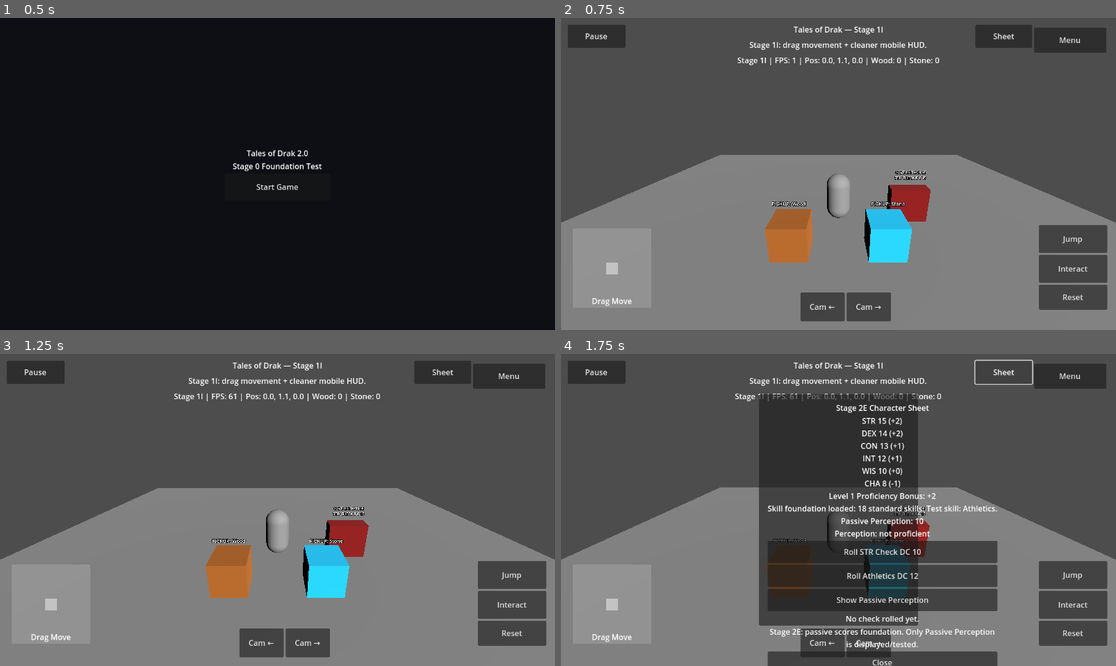
Above: before the commit, frames 1-4 (two rows, left to right).
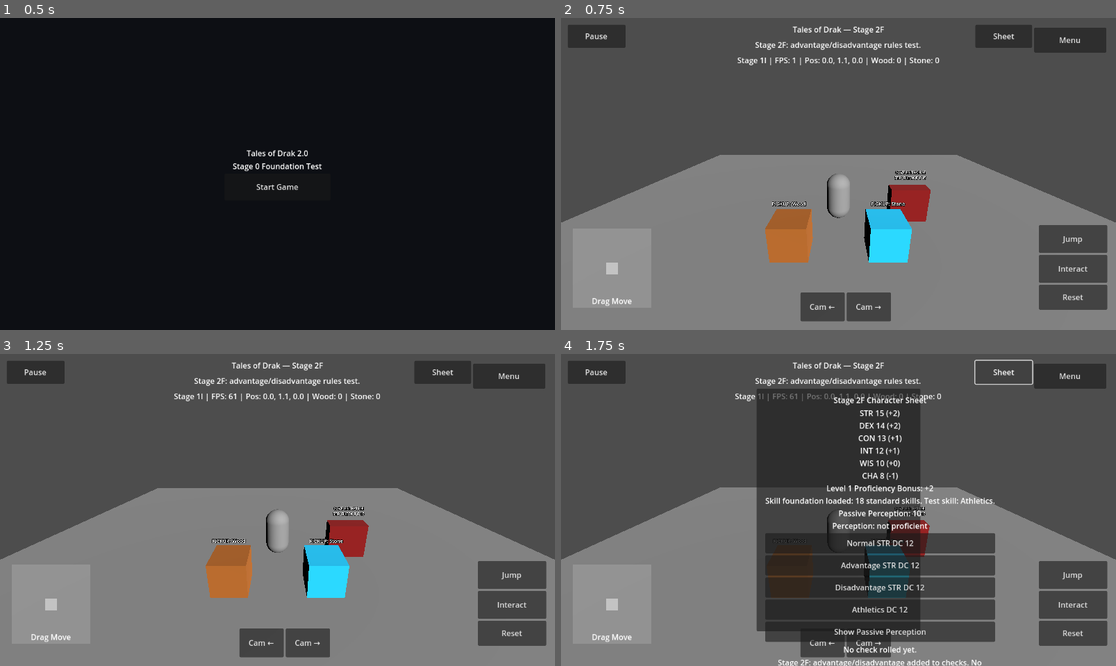
Above: after the commit, the same moments.

Repository: tristanvickery20/Tales-of-Drak-2.0
Game: Godot game, scene res://scenes/main_menu/main_menu.tscn
Same seed, same stepped clock (60 frames per second), same inputs: the game is played once before the commit and once after it.
Inputs:
- Up to frame 1 (0.5 s): no input
- Up to frame 2 (0.75 s): click "Start Game" at 0.5 s
- Up to frame 3 (1.25 s): no input
- Up to frame 4 (1.75 s): click "Sheet" at 1.25 s

Frame 1 is identical in both runs. In frame 2, 0.5% of the frame differs, in the area x 34-66%, y 2-11%; in frame 3, 0.5%; in frame 4, 12%, in the area x 34-79%, y 2-100%.

Commit message:
Add Stage 2F advantage disadvantage sheet tests

Diff:
--- a/drak/ui/drak_character_sheet_overlay.gd
+++ b/drak/ui/drak_character_sheet_overlay.gd
@@ -4,6 +4,9 @@
 const DICE_ROLLER_SCRIPT := preload("res://drak/rules/drak_dice_roller.gd")
 const SKILL_REGISTRY_SCRIPT := preload("res://drak/rules/drak_skill_registry.gd")
 const PASSIVE_SCORES_SCRIPT := preload("res://drak/rules/drak_passive_scores.gd")
+
+const CURRENT_STAGE_TITLE := "Tales of Drak — Stage 2F"
+const CURRENT_STAGE_STATUS := "Stage 2F: advantage/disadvantage rules test."
 
 var _ability_scores: DrakAbilityScores = ABILITY_SCORES_SCRIPT.new()
 var _dice_roller: DrakDiceRoller = DICE_ROLLER_SCRIPT.new()
@@ -26,6 +29,7 @@
 	if get_tree().current_scene != _last_scene:
 		_last_scene = get_tree().current_scene
 		_update_visibility()
+	_update_stage_hud_labels()
 
 func _build_overlay() -> void:
 	_root = Control.new()
@@ -50,10 +54,10 @@
 	_sheet_panel = Panel.new()
 	_sheet_panel.name = "CharacterSheetPanel"
 	_sheet_panel.set_anchors_preset(Control.PRESET_CENTER)
-	_sheet_panel.offset_left = -165.0
-	_sheet_panel.offset_top = -240.0
-	_sheet_panel.offset_right = 165.0
-	_sheet_panel.offset_bottom = 240.0
+	_sheet_panel.offset_left = -170.0
+	_sheet_panel.offset_top = -252.0
+	_sheet_panel.offset_right = 170.0
+	_sheet_panel.offset_bottom = 252.0
 	_sheet_panel.visible = false
 	_sheet_panel.mouse_filter = Control.MOUSE_FILTER_STOP
 	_root.add_child(_sheet_panel)
@@ -62,15 +66,15 @@
 	box.name = "CharacterSheetBox"
 	box.set_anchors_preset(Control.PRESET_FULL_RECT)
 	box.offset_left = 18.0
-	box.offset_top = 16.0
+	box.offset_top = 12.0
 	box.offset_right = -18.0
-	box.offset_bottom = -16.0
+	box.offset_bottom = -12.0
 	box.mouse_filter = Control.MOUSE_FILTER_PASS
 	_sheet_panel.add_child(box)
 
 	var title := Label.new()
 	title.name = "CharacterSheetTitle"
-	title.text = "Stage 2E Character Sheet"
+	title.text = "Stage 2F Character Sheet"
 	title.horizontal_alignment = HORIZONTAL_ALIGNMENT_CENTER
 	title.mouse_filter = Control.MOUSE_FILTER_IGNORE
 	box.add_child(title)
@@ -82,18 +86,34 @@
 	_sheet_text.mouse_filter = Control.MOUSE_FILTER_IGNORE
 	box.add_child(_sheet_text)
 
-	var roll_button := Button.new()
-	roll_button.name = "RollStrengthCheckButton"
-	roll_button.text = "Roll STR Check DC 10"
-	roll_button.custom_minimum_size = Vector2(260, 46)
-	roll_button.mouse_filter = Control.MOUSE_FILTER_STOP
-	roll_button.pressed.connect(_roll_strength_check)
-	box.add_child(roll_button)
+	var normal_button := Button.new()
+	normal_button.name = "RollNormalStrengthCheckButton"
+	normal_button.text = "Normal STR DC 12"
+	normal_button.custom_minimum_size = Vector2(270, 42)
+	normal_button.mouse_filter = Control.MOUSE_FILTER_STOP
+	normal_button.pressed.connect(_roll_normal_strength_check)
+	box.add_child(normal_button)
+
+	var advantage_button := Button.new()
+	advantage_button.name = "RollAdvantageStrengthCheckButton"
+	advantage_button.text = "Advantage STR DC 12"
+	advantage_button.custom_minimum_size = Vector2(270, 42)
+	advantage_button.mouse_filter = Control.MOUSE_FILTER_STOP
+	advantage_button.pressed.connect(_roll_advantage_strength_check)
+	box.add_child(advantage_button)
+
+	var disadvantage_button := Button.new()
+	disadvantage_button.name = "RollDisadvantageStrengthCheckButton"
+	disadvantage_button.text = "Disadvantage STR DC 12"
+	disadvantage_button.custom_minimum_size = Vector2(270, 42)
+	disadvantage_button.mouse_filter = Control.MOUSE_FILTER_STOP
+	disadvantage_button.pressed.connect(_roll_disadvantage_strength_check)
+	box.add_child(disadvantage_button)
 
 	var athletics_button := Button.new()
 	athletics_button.name = "RollAthleticsCheckButton"
-	athletics_button.text = "Roll Athletics DC 12"
-	athletics_button.custom_minimum_size = Vector2(260, 46)
+	athletics_button.text = "Athletics DC 12"
+	athletics_button.custom_minimum_size = Vector2(270, 42)
 	athletics_button.mouse_filter = Control.MOUSE_FILTER_STOP
 	athletics_button.pressed.connect(_roll_athletics_check)
 	box.add_child(athletics_button)
@@ -101,7 +121,7 @@
 	var perception_button := Button.new()
 	perception_button.name = "ShowPassivePerceptionButton"
 	perception_button.text = "Show Passive Perception"
-	perception_button.custom_minimum_size = Vector2(260, 46)
+	perception_button.custom_minimum_size = Vector2(270, 42)
 	perception_button.mouse_filter = Control.MOUSE_FILTER_STOP
 	perception_button.pressed.connect(_show_passive_perception)
 	box.add_child(perception_button)
@@ -115,7 +135,7 @@
 
 	var note := Label.new()
 	note.name = "CharacterSheetNote"
-	note.text = "Stage 2E: passive scores foundation. Only Passive Perception is displayed/tested."
+	note.text = "Stage 2F: advantage/disadvantage added to checks. No combat/classes/races yet."
 	note.autowrap_mode = TextServer.AUTOWRAP_WORD_SMART
 	note.horizontal_alignment = HORIZONTAL_ALIGNMENT_CENTER
 	note.mouse_filter = Control.MOUSE_FILTER_IGNORE
@@ -124,7 +144,7 @@
 	var close_button := Button.new()
 	close_button.name = "CloseCharacterSheetButton"
 	close_button.text = "Close"
-	close_button.custom_minimum_size = Vector2(220, 46)
+	close_button.custom_minimum_size = Vector2(220, 44)
 	close_button.mouse_filter = Control.MOUSE_FILTER_STOP
 	close_button.pressed.connect(_hide_sheet)
 	box.add_child(close_button)
@@ -146,8 +166,16 @@
 func _hide_sheet() -> void:
 	_sheet_panel.visible = false
 
-func _roll_strength_check() -> void:
-	var result := _dice_roller.roll_ability_check("Strength", _ability_scores.get_strength_modifier(), 1, false, 10)
+func _roll_normal_strength_check() -> void:
+	var result := _dice_roller.roll_ability_check("Strength", _ability_scores.get_strength_modifier(), 1, false, 12)
+	_check_result_text.text = _dice_roller.format_check_result(result)
+
+func _roll_advantage_strength_check() -> void:
+	var result := _dice_roller.roll_ability_check("Strength", _ability_scores.get_strength_modifier(), 1, false, 12, DrakDiceRoller.ROLL_ADVANTAGE)
+	_check_result_text.text = _dice_roller.format_check_result(result)
+
+func _roll_disadvantage_strength_check() -> void:
+	var result := _dice_roller.roll_ability_check("Strength", _ability_scores.get_strength_modifier(), 1, false, 12, DrakDiceRoller.ROLL_DISADVANTAGE)
 	_check_result_text.text = _dice_roller.format_check_result(result)
 
 func _roll_athletics_check() -> void:
@@ -169,3 +197,29 @@
 	_root.visible = in_playable_scene
 	if not in_playable_scene:
 		_hide_sheet()
+
+func _update_stage_hud_labels() -> void:
+	var scene := get_tree().current_scene
+	if scene == null:
+		return
+	var controls := scene.get_node_or_null("MobileTestControls/Controls")
+	if controls == null:
+		return
+
+	var instruction := controls.get_node_or_null("InstructionLabel") as Label
+	if instruction != null:
+		instruction.text = CURRENT_STAGE_TITLE
+
+	var status := controls.get_node_or_null("StatusLabel") as Label
+	if status != null and status.text.begins_with("Stage "):
+		status.text = CURRENT_STAGE_STATUS
+
+	var debug := controls.get_node_or_null("DebugLabel") as Label
+	if debug != null:
+		debug.text = _replace_stage_text(debug.text)
+
+func _replace_stage_text(text: String) -> String:
+	var updated := text
+	for stage_name in ["Stage 1E", "Stage 1F", "Stage 1G", "Stage 1H", "Stage 1I", "Stage 2A", "Stage 2B", "Stage 2C", "Stage 2D", "Stage 2E"]:
+		updated = updated.replace(stage_name, "Stage 2F")
+	return updated
